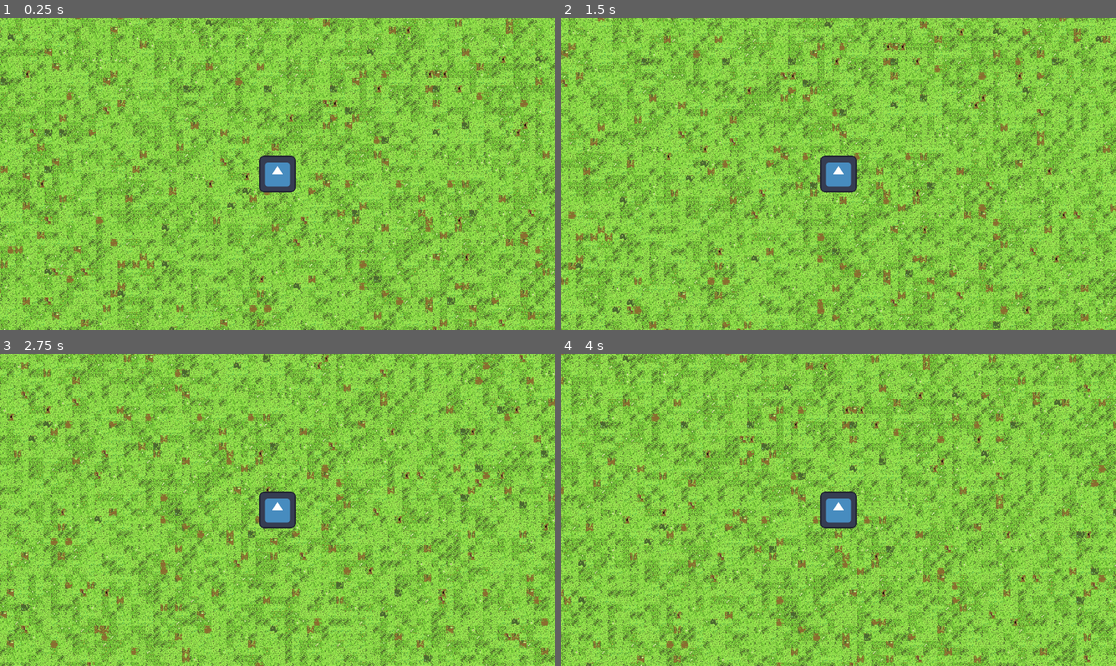
Above: before the commit, frames 1-4 (two rows, left to right).
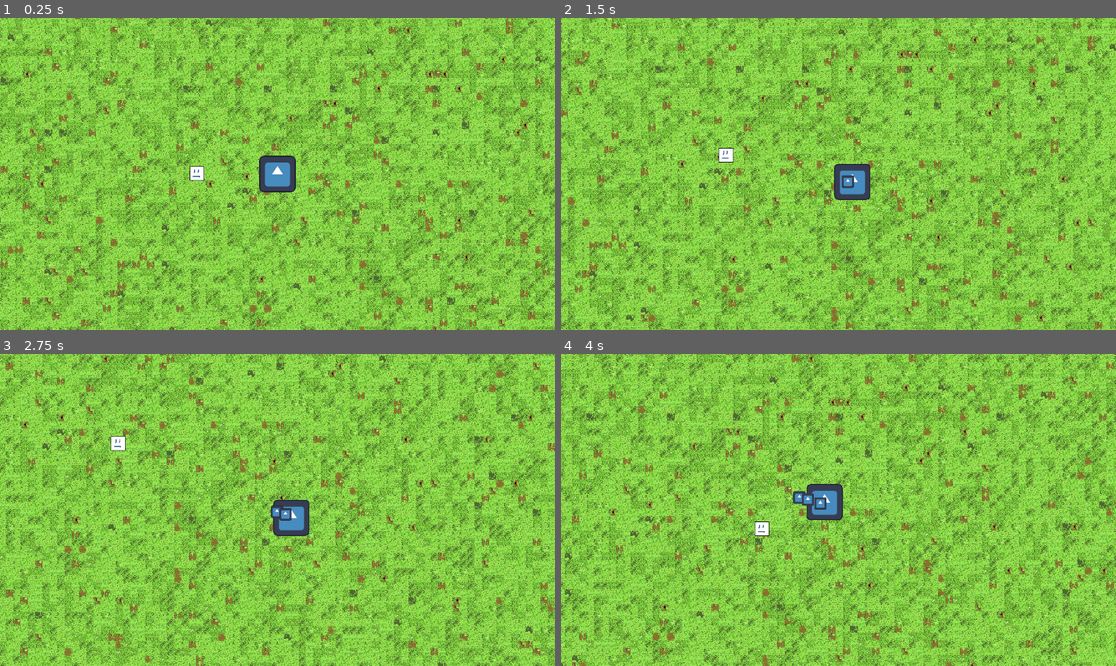
Above: after the commit, the same moments.

Repository: btalbert11/SurvivorGame
Game: Godot game, scene res://scenes/game.tscn
Same seed, same stepped clock (60 frames per second), same inputs: the game is played once before the commit and once after it. The engine's default icon, where the game draws it, is replaced by a stand-in: a white triangle on a blue panel in a dark square.
Inputs:
- Up to frame 1 (0.25 s): no input
- Up to frame 2 (1.5 s): hold D (move_right) 0.53-1.28 s; hold S (move_down) from 1.28 s (still down)
- Up to frame 3 (2.75 s): release S (move_down) at 2.03 s; hold D (move_right) from 2.03 s (still down)
- Up to frame 4 (4 s): release D (move_right) at 2.78 s; hold W (move_up) 2.78-3.53 s; hold A (move_left) from 3.53 s (still down)

The runs differ from the first frame. In frame 1, 0.1% of the frame differs, in the area x 34-37%, y 47-53%; in frame 2, 63%; in frame 3, 62%; in frame 4, 63%, in the area x 0-100%, y 0-100%.

Commit message:
added a weapon

Diff:
--- /dev/null
+++ b/Nodes/Attack.gd
@@ -0,0 +1,7 @@
+# Class represents an attack, will be passed around between other objects
+# as needed. Not to be instanciated or inherited
+class_name Attack
+
+var damage: float = 0
+var knockback: float = 0
+var origin: Vector2
--- /dev/null
+++ b/Nodes/HealthComponent.gd
@@ -0,0 +1,21 @@
+class_name HealthComponent
+extends Node
+
+@export var MAX_HEALTH: float = 10
+var health: float
+
+signal no_health(current_health)
+
+# Called when the node enters the scene tree for the first time.
+func _ready():
+	health = MAX_HEALTH
+
+
+# Called every frame. 'delta' is the elapsed time since the previous frame.
+func _process(delta):
+	pass
+
+func take_damage(attack: Attack):
+	health -= attack.damage
+	if health <= 0:
+		no_health.emit(health)
--- /dev/null
+++ b/Nodes/HitboxComponent.gd
@@ -0,0 +1,2 @@
+class_name HitboxComponent
+extends Area2D
--- /dev/null
+++ b/Nodes/HurtboxComponent.gd
@@ -0,0 +1,7 @@
+class_name HurtboxComponent
+extends Area2D
+
+signal attacked(attack: Attack)
+
+func take_attack(attack: Attack):
+	attacked.emit(attack)
--- a/project.godot
+++ b/project.godot
@@ -52,6 +52,19 @@
 ]
 }
 
+[layer_names]
+
+2d_physics/layer_1="WorldPhysics"
+2d_physics/layer_2="PlayerHurtbox"
+2d_physics/layer_3="PlayerHitbox"
+2d_physics/layer_4="EnemyHurtbox"
+2d_physics/layer_5="EnemyHitbox"
+2d_physics/layer_6="EntityPhysics"
+
+[physics]
+
+2d/default_gravity=0.0
+
 [rendering]
 
 textures/canvas_textures/default_texture_filter=0
--- /dev/null
+++ b/scenes/blox_enemy.tscn
@@ -0,0 +1,62 @@
+[gd_scene load_steps=10 format=3 uid="uid://b3m0db3jdkfeq"]
+
+[ext_resource type="Script" path="res://scripts/blox_enemy.gd" id="1_8igcj"]
+[ext_resource type="Texture2D" uid="uid://rtouup2l4usq" path="res://art/enemy.png" id="1_j5kx8"]
+[ext_resource type="Script" path="res://Nodes/HealthComponent.gd" id="2_hcdkv"]
+[ext_resource type="Script" path="res://Nodes/HitboxComponent.gd" id="4_ytnur"]
+[ext_resource type="Script" path="res://Nodes/HurtboxComponent.gd" id="5_ttd70"]
+
+[sub_resource type="SpriteFrames" id="SpriteFrames_sr6jb"]
+animations = [{
+"frames": [{
+"duration": 1.0,
+"texture": ExtResource("1_j5kx8")
+}],
+"loop": true,
+"name": &"default",
+"speed": 5.0
+}]
+
+[sub_resource type="RectangleShape2D" id="RectangleShape2D_ud38j"]
+size = Vector2(30, 30)
+
+[sub_resource type="RectangleShape2D" id="RectangleShape2D_hyu6d"]
+size = Vector2(32, 32)
+
+[sub_resource type="RectangleShape2D" id="RectangleShape2D_oxr0i"]
+size = Vector2(32, 32)
+
+[node name="BloxEnemy" type="CharacterBody2D" groups=["Enemies"]]
+collision_layer = 32
+collision_mask = 33
+script = ExtResource("1_8igcj")
+
+[node name="AnimatedSprite2D" type="AnimatedSprite2D" parent="."]
+sprite_frames = SubResource("SpriteFrames_sr6jb")
+
+[node name="PhysicsCollision" type="CollisionShape2D" parent="."]
+shape = SubResource("RectangleShape2D_ud38j")
+
+[node name="HealthComponent" type="Node2D" parent="."]
+script = ExtResource("2_hcdkv")
+MAX_HEALTH = 2.0
+
+[node name="HitboxComponent" type="Area2D" parent="."]
+collision_layer = 16
+collision_mask = 2
+script = ExtResource("4_ytnur")
+
+[node name="CollisionShape2D" type="CollisionShape2D" parent="HitboxComponent"]
+shape = SubResource("RectangleShape2D_hyu6d")
+
+[node name="HurtboxComponent" type="Area2D" parent="."]
+collision_layer = 8
+collision_mask = 0
+script = ExtResource("5_ttd70")
+
+[node name="CollisionShape2D" type="CollisionShape2D" parent="HurtboxComponent"]
+shape = SubResource("RectangleShape2D_oxr0i")
+
+[connection signal="no_health" from="HealthComponent" to="." method="_on_health_component_no_health"]
+[connection signal="area_entered" from="HitboxComponent" to="." method="_on_hitbox_area_entered"]
+[connection signal="attacked" from="HurtboxComponent" to="." method="_on_hurtbox_component_attacked"]
--- a/scenes/game.tscn
+++ b/scenes/game.tscn
@@ -1,8 +1,9 @@
-[gd_scene load_steps=4 format=3 uid="uid://tp66n20xr846"]
+[gd_scene load_steps=5 format=3 uid="uid://tp66n20xr846"]
 
 [ext_resource type="PackedScene" uid="uid://fyp7ogl4vcae" path="res://scenes/map_controller.tscn" id="1_345sd"]
-[ext_resource type="PackedScene" uid="uid://dx4tx584t45eu" path="res://scenes/player.tscn" id="2_w6apd"]
+[ext_resource type="PackedScene" uid="uid://dgv6paigho48p" path="res://scenes/player.tscn" id="2_w6apd"]
 [ext_resource type="Script" path="res://scripts/MainCamera.gd" id="3_45xlr"]
+[ext_resource type="PackedScene" uid="uid://b3m0db3jdkfeq" path="res://scenes/blox_enemy.tscn" id="4_ni077"]
 
 [node name="Game" type="Node2D"]
 
@@ -11,6 +12,22 @@
 [node name="Player" parent="." instance=ExtResource("2_w6apd")]
 position = Vector2(2621, 450)
 
-[node name="MainCamera" type="Camera2D" parent="Player"]
+[node name="RemoteTransform2D" type="RemoteTransform2D" parent="Player"]
+remote_path = NodePath("../../MainCamera")
+
+[node name="BloxEnemy" parent="." node_paths=PackedStringArray("target") instance=ExtResource("4_ni077")]
+position = Vector2(2420, 449)
+target = NodePath("../Player")
+
+[node name="MainCamera" type="Camera2D" parent="."]
+position = Vector2(2621, 450)
+scale = Vector2(0.62, 0.62)
 zoom = Vector2(0.95, 0.95)
+drag_horizontal_enabled = true
+drag_vertical_enabled = true
+drag_left_margin = 0.05
+drag_top_margin = 0.05
+drag_right_margin = 0.05
+drag_bottom_margin = 0.05
+editor_draw_drag_margin = true
 script = ExtResource("3_45xlr")
--- /dev/null
+++ b/scenes/magic_missle.tscn
@@ -0,0 +1,20 @@
+[gd_scene load_steps=5 format=3 uid="uid://bsts51etd05vn"]
+
+[ext_resource type="Script" path="res://scripts/MagicMissle.gd" id="1_lbp77"]
+[ext_resource type="PackedScene" uid="uid://bjs56dh247aw" path="res://scenes/magic_missle_attack.tscn" id="2_4cddy"]
+[ext_resource type="Script" path="res://Nodes/HitboxComponent.gd" id="2_m3ou5"]
+
+[sub_resource type="CircleShape2D" id="CircleShape2D_x6cw8"]
+radius = 496.0
+
+[node name="MagicMissle" type="Node2D"]
+script = ExtResource("1_lbp77")
+missle_scene = ExtResource("2_4cddy")
+
+[node name="HitboxComponent" type="Area2D" parent="."]
+collision_layer = 0
+collision_mask = 8
+script = ExtResource("2_m3ou5")
+
+[node name="CollisionShape2D" type="CollisionShape2D" parent="HitboxComponent"]
+shape = SubResource("CircleShape2D_x6cw8")
--- /dev/null
+++ b/scenes/magic_missle_attack.tscn
@@ -0,0 +1,36 @@
+[gd_scene load_steps=6 format=3 uid="uid://bjs56dh247aw"]
+
+[ext_resource type="Script" path="res://Nodes/HitboxComponent.gd" id="1_fpg4h"]
+[ext_resource type="Script" path="res://scripts/magic_missle_attack.gd" id="1_mv4c8"]
+[ext_resource type="Texture2D" uid="uid://bd3qtou0y04c5" path="res://art/icon.svg" id="2_2ipbb"]
+
+[sub_resource type="CircleShape2D" id="CircleShape2D_a7deo"]
+radius = 82.3529
+
+[sub_resource type="SpriteFrames" id="SpriteFrames_xwwam"]
+animations = [{
+"frames": [{
+"duration": 1.0,
+"texture": ExtResource("2_2ipbb")
+}],
+"loop": true,
+"name": &"default",
+"speed": 5.0
+}]
+
+[node name="MagicMissleAttack" type="Node2D"]
+scale = Vector2(0.34, 0.34)
+script = ExtResource("1_mv4c8")
+
+[node name="HitboxComponent" type="Area2D" parent="."]
+collision_layer = 4
+collision_mask = 9
+script = ExtResource("1_fpg4h")
+
+[node name="CollisionShape2D" type="CollisionShape2D" parent="HitboxComponent"]
+shape = SubResource("CircleShape2D_a7deo")
+
+[node name="AnimatedSprite2D" type="AnimatedSprite2D" parent="."]
+sprite_frames = SubResource("SpriteFrames_xwwam")
+
+[connection signal="area_entered" from="HitboxComponent" to="." method="_on_hitbox_component_area_entered"]
--- a/scenes/map_controller.tscn
+++ b/scenes/map_controller.tscn
@@ -70,6 +70,102 @@
 metadata/_edit_group_ = true
 
 [node name="GrassLevel" parent="BottomLeft" instance=ExtResource("2_usjqn")]
+
+[node name="Right2" type="Node2D" parent="."]
+position = Vector2(3264, 0)
+metadata/_edit_group_ = true
+
+[node name="GrassLevel" parent="Right2" instance=ExtResource("2_usjqn")]
+
+[node name="BottomRight2" type="Node2D" parent="."]
+position = Vector2(3264, 1024)
+metadata/_edit_group_ = true
+
+[node name="GrassLevel" parent="BottomRight2" instance=ExtResource("2_usjqn")]
+
+[node name="TopRight2" type="Node2D" parent="."]
+position = Vector2(3264, -1024)
+metadata/_edit_group_ = true
+
+[node name="GrassLevel" parent="TopRight2" instance=ExtResource("2_usjqn")]
+
+[node name="Top2" type="Node2D" parent="."]
+position = Vector2(0, -2048)
+metadata/_edit_group_ = true
+
+[node name="GrassLevel" parent="Top2" instance=ExtResource("2_usjqn")]
+
+[node name="TopRight3" type="Node2D" parent="."]
+position = Vector2(1632, -2048)
+metadata/_edit_group_ = true
+
+[node name="GrassLevel" parent="TopRight3" instance=ExtResource("2_usjqn")]
+
+[node name="TopLeft2" type="Node2D" parent="."]
+position = Vector2(-1632, -2048)
+metadata/_edit_group_ = true
+
+[node name="GrassLevel" parent="TopLeft2" instance=ExtResource("2_usjqn")]
+
+[node name="Left2" type="Node2D" parent="."]
+position = Vector2(-3264, 0)
+metadata/_edit_group_ = true
+
+[node name="GrassLevel" parent="Left2" instance=ExtResource("2_usjqn")]
+
+[node name="TopLeft3" type="Node2D" parent="."]
+position = Vector2(-3264, -1024)
+metadata/_edit_group_ = true
+
+[node name="GrassLevel" parent="TopLeft3" instance=ExtResource("2_usjqn")]
+
+[node name="BottomLeft2" type="Node2D" parent="."]
+position = Vector2(-3264, 1024)
+metadata/_edit_group_ = true
+
+[node name="GrassLevel" parent="BottomLeft2" instance=ExtResource("2_usjqn")]
+
+[node name="Bottom2" type="Node2D" parent="."]
+position = Vector2(0, 2048)
+metadata/_edit_group_ = true
+
+[node name="GrassLevel" parent="Bottom2" instance=ExtResource("2_usjqn")]
+
+[node name="BottomRight3" type="Node2D" parent="."]
+position = Vector2(1632, 2048)
+metadata/_edit_group_ = true
+
+[node name="GrassLevel" parent="BottomRight3" instance=ExtResource("2_usjqn")]
+
+[node name="BottomLeft3" type="Node2D" parent="."]
+position = Vector2(-1632, 2048)
+metadata/_edit_group_ = true
+
+[node name="GrassLevel" parent="BottomLeft3" instance=ExtResource("2_usjqn")]
+
+[node name="TopLeft4" type="Node2D" parent="."]
+position = Vector2(-3264, -2048)
+metadata/_edit_group_ = true
+
+[node name="GrassLevel" parent="TopLeft4" instance=ExtResource("2_usjqn")]
+
+[node name="BottomLeft4" type="Node2D" parent="."]
+position = Vector2(-3264, 2048)
+metadata/_edit_group_ = true
+
+[node name="GrassLevel" parent="BottomLeft4" instance=ExtResource("2_usjqn")]
+
+[node name="BottomRight4" type="Node2D" parent="."]
+position = Vector2(3264, 2048)
+metadata/_edit_group_ = true
+
+[node name="GrassLevel" parent="BottomRight4" instance=ExtResource("2_usjqn")]
+
+[node name="TopRight4" type="Node2D" parent="."]
+position = Vector2(3264, -2048)
+metadata/_edit_group_ = true
+
+[node name="GrassLevel" parent="TopRight4" instance=ExtResource("2_usjqn")]
 
 [node name="RightTrigger" type="Area2D" parent="."]
 position = Vector2(3232, 25)
@@ -79,42 +175,6 @@
 position = Vector2(3, 487)
 shape = SubResource("RectangleShape2D_lifld")
 
-[node name="Right2" type="Node2D" parent="."]
-position = Vector2(3264, 0)
-metadata/_edit_group_ = true
-
-[node name="GrassLevel" parent="Right2" instance=ExtResource("2_usjqn")]
-
-[node name="BottomRight2" type="Node2D" parent="."]
-position = Vector2(3264, 1024)
-metadata/_edit_group_ = true
-
-[node name="GrassLevel" parent="BottomRight2" instance=ExtResource("2_usjqn")]
-
-[node name="TopRight2" type="Node2D" parent="."]
-position = Vector2(3264, -1024)
-metadata/_edit_group_ = true
-
-[node name="GrassLevel" parent="TopRight2" instance=ExtResource("2_usjqn")]
-
-[node name="Top2" type="Node2D" parent="."]
-position = Vector2(0, -2048)
-metadata/_edit_group_ = true
-
-[node name="GrassLevel" parent="Top2" instance=ExtResource("2_usjqn")]
-
-[node name="TopRight3" type="Node2D" parent="."]
-position = Vector2(1632, -2048)
-metadata/_edit_group_ = true
-
-[node name="GrassLevel" parent="TopRight3" instance=ExtResource("2_usjqn")]
-
-[node name="TopLeft2" type="Node2D" parent="."]
-position = Vector2(-1632, -2048)
-metadata/_edit_group_ = true
-
-[node name="GrassLevel" parent="TopLeft2" instance=ExtResource("2_usjqn")]
-
 [node name="TopTrigger" type="Area2D" parent="."]
 position = Vector2(698, -2018)
 metadata/_edit_group_ = true
@@ -136,66 +196,6 @@
 [node name="CollisionShape2D" type="CollisionShape2D" parent="BottomTrigger"]
 position = Vector2(30.5, 0)
 shape = SubResource("RectangleShape2D_7h3sc")
-
-[node name="Left2" type="Node2D" parent="."]
-position = Vector2(-3264, 0)
-metadata/_edit_group_ = true
-
-[node name="GrassLevel" parent="Left2" instance=ExtResource("2_usjqn")]
-
-[node name="TopLeft3" type="Node2D" parent="."]
-position = Vector2(-3264, -1024)
-metadata/_edit_group_ = true
-
-[node name="GrassLevel" parent="TopLeft3" instance=ExtResource("2_usjqn")]
-
-[node name="BottomLeft2" type="Node2D" parent="."]
-position = Vector2(-3264, 1024)
-metadata/_edit_group_ = true
-
-[node name="GrassLevel" parent="BottomLeft2" instance=ExtResource("2_usjqn")]
-
-[node name="Bottom2" type="Node2D" parent="."]
-position = Vector2(0, 2048)
-metadata/_edit_group_ = true
-
-[node name="GrassLevel" parent="Bottom2" instance=ExtResource("2_usjqn")]
-
-[node name="BottomRight3" type="Node2D" parent="."]
-position = Vector2(1632, 2048)
-metadata/_edit_group_ = true
-
-[node name="GrassLevel" parent="BottomRight3" instance=ExtResource("2_usjqn")]
-
-[node name="BottomLeft3" type="Node2D" parent="."]
-position = Vector2(-1632, 2048)
-metadata/_edit_group_ = true
-
-[node name="GrassLevel" parent="BottomLeft3" instance=ExtResource("2_usjqn")]
-
-[node name="TopLeft4" type="Node2D" parent="."]
-position = Vector2(-3264, -2048)
-metadata/_edit_group_ = true
-
-[node name="GrassLevel" parent="TopLeft4" instance=ExtResource("2_usjqn")]
-
-[node name="BottomLeft4" type="Node2D" parent="."]
-position = Vector2(-3264, 2048)
-metadata/_edit_group_ = true
-
-[node name="GrassLevel" parent="BottomLeft4" instance=ExtResource("2_usjqn")]
-
-[node name="BottomRight4" type="Node2D" parent="."]
-position = Vector2(3264, 2048)
-metadata/_edit_group_ = true
-
-[node name="GrassLevel" parent="BottomRight4" instance=ExtResource("2_usjqn")]
-
-[node name="TopRight4" type="Node2D" parent="."]
-position = Vector2(3264, -2048)
-metadata/_edit_group_ = true
-
-[node name="GrassLevel" parent="TopRight4" instance=ExtResource("2_usjqn")]
 
 [connection signal="body_entered" from="RightTrigger" to="." method="_on_right_trigger_body_entered"]
 [connection signal="body_entered" from="TopTrigger" to="." method="_on_top_trigger_body_entered"]
--- a/scenes/player.tscn
+++ b/scenes/player.tscn
@@ -1,7 +1,10 @@
-[gd_scene load_steps=5 format=3 uid="uid://dx4tx584t45eu"]
+[gd_scene load_steps=9 format=3 uid="uid://dgv6paigho48p"]
 
 [ext_resource type="Texture2D" uid="uid://bd3qtou0y04c5" path="res://art/icon.svg" id="1_fcapy"]
 [ext_resource type="Script" path="res://scripts/player.gd" id="1_p6q2s"]
+[ext_resource type="Script" path="res://Nodes/HealthComponent.gd" id="3_hc870"]
+[ext_resource type="Script" path="res://Nodes/HurtboxComponent.gd" id="4_48p5b"]
+[ext_resource type="PackedScene" uid="uid://bsts51etd05vn" path="res://scenes/magic_missle.tscn" id="5_5mhw4"]
 
 [sub_resource type="SpriteFrames" id="SpriteFrames_iriab"]
 animations = [{
@@ -15,15 +18,41 @@
 }]
 
 [sub_resource type="RectangleShape2D" id="RectangleShape2D_e3vfk"]
-size = Vector2(119, 118)
+size = Vector2(114.516, 111.29)
 
-[node name="Player" type="CharacterBody2D" groups=["Player"]]
+[sub_resource type="RectangleShape2D" id="RectangleShape2D_0gj8j"]
+size = Vector2(122.581, 120.968)
+
+[node name="Player" type="CharacterBody2D" node_paths=PackedStringArray("health_component") groups=["Player"]]
 scale = Vector2(0.62, 0.62)
+collision_layer = 32
+collision_mask = 33
 script = ExtResource("1_p6q2s")
+health_component = NodePath("HealthComponent")
 
 [node name="AnimatedSprite2D" type="AnimatedSprite2D" parent="."]
 sprite_frames = SubResource("SpriteFrames_iriab")
 
-[node name="CollisionShape2D" type="CollisionShape2D" parent="."]
-position = Vector2(-0.5, 0)
+[node name="PhysicsCollision" type="CollisionShape2D" parent="."]
+position = Vector2(-0.806446, -0.806448)
 shape = SubResource("RectangleShape2D_e3vfk")
+
+[node name="HealthComponent" type="Node2D" parent="."]
+script = ExtResource("3_hc870")
+
+[node name="HurtboxComponent" type="Area2D" parent="."]
+position = Vector2(1.6129, 0)
+collision_layer = 2
+collision_mask = 0
+script = ExtResource("4_48p5b")
+
+[node name="CollisionShape2D" type="CollisionShape2D" parent="HurtboxComponent"]
+position = Vector2(1.15364e-06, -0.806452)
+shape = SubResource("RectangleShape2D_0gj8j")
+
+[node name="Timer" type="Timer" parent="."]
+
+[node name="MagicMissle" parent="." instance=ExtResource("5_5mhw4")]
+
+[connection signal="no_health" from="HealthComponent" to="." method="_on_health_component_no_health"]
+[connection signal="attacked" from="HurtboxComponent" to="." method="_on_hurtbox_component_attacked"]
--- /dev/null
+++ b/scripts/MagicMissle.gd
@@ -0,0 +1,32 @@
+extends Node2D
+
+@export var missle_scene: PackedScene
+@export var fire_rate: float = 1
+var attack: Attack
+var fire_timer: float = 0
+var damage: float = 1
+
+# Called when the node enters the scene tree for the first time.
+func _ready():
+	attack = Attack.new()
+	attack.damage = damage
+
+# Called every frame. 'delta' is the elapsed time since the previous frame.
+func _process(delta):
+	fire_timer += delta
+	if $HitboxComponent.has_overlapping_areas() && fire_timer > fire_rate:
+		fire()
+		fire_timer = 0
+
+func fire():
+	# Get closest enemy
+	var enemies = $HitboxComponent.get_overlapping_areas()
+	var target = enemies[0]
+	for enemy in enemies:
+		if global_position.distance_to(target.global_position) < global_position.distance_to(enemy.global_position):
+			target = enemy
+	# Fire
+	var missle = missle_scene.instantiate()
+	missle.attack = attack
+	missle.target = target.get_parent()
+	add_child(missle)
--- a/scripts/MapController.gd
+++ b/scripts/MapController.gd
@@ -26,17 +26,14 @@
 	if body.is_in_group("Player"):
 		move_map("Right")
 
-
 func _on_top_trigger_body_entered(body):
 	if body.is_in_group("Player"):
 		move_map("Top")
-
 
 func _on_left_trigger_body_entered(body):
 	if body.is_in_group("Player"):
 		move_map("Left")
 
-
 func _on_bottom_trigger_body_entered(body):
 	if body.is_in_group("Player"):
 		move_map("Bottom")
--- /dev/null
+++ b/scripts/blox_enemy.gd
@@ -0,0 +1,41 @@
+extends CharacterBody2D
+
+
+@export var SPEED: float = 100.0
+@export var target: CharacterBody2D
+@export var damage: float = 2
+var attack: Attack
+
+signal enemy_died
+
+func _ready():
+	attack = Attack.new()
+	attack.damage = damage
+	attack.knockback = 0
+
+func _physics_process(delta):
+	if is_instance_valid(target):
+		var direction_to_player = global_position.direction_to(target.global_position)
+		velocity = direction_to_player * SPEED * delta
+	else:
+		velocity = Vector2.ZERO
+	move_and_collide(velocity)
+
+func attack_targert() -> Attack:
+	return attack
+
+func _on_hitbox_area_entered(area):
+	if area is HurtboxComponent:
+		area.take_attack(attack)
+
+
+func _on_hurtbox_component_attacked(attack):
+	$HealthComponent.take_damage(attack)
+
+
+func _on_health_component_no_health(current_health):
+	delete_self()
+
+func delete_self():
+	enemy_died.emit()
+	queue_free()
--- /dev/null
+++ b/scripts/magic_missle_attack.gd
@@ -0,0 +1,28 @@
+extends Node2D
+
+@export var target: CharacterBody2D
+@export var SPEED: float = 20
+var attack: Attack
+
+# Called when the node enters the scene tree for the first time.
+func _ready():
+	pass
+
+# Called every frame. 'delta' is the elapsed time since the previous frame.
+func _process(delta):
+	pass
+
+func _physics_process(delta):
+	print(is_instance_valid(target))
+	if is_instance_valid(target):
+		global_position = global_position.move_toward(target.global_position, SPEED * delta)
+	else:
+		delete_self()
+
+func _on_hitbox_component_area_entered(area):
+	if area is HurtboxComponent:
+		area.take_attack(attack)
+		delete_self()
+
+func delete_self():
+	queue_free()
--- a/scripts/player.gd
+++ b/scripts/player.gd
@@ -1,11 +1,21 @@
 extends CharacterBody2D
 
+@export var SPEED: float = 300.0
+@export var health_component: HealthComponent
+@export var blink_speed: float = 4
+@export var i_frames_timer: float = 1
 
-@export var SPEED: float = 300.0
+signal player_died
 
-# Get the gravity from the project settings to be synced with RigidBody nodes.
-var gravity = ProjectSettings.get_setting("physics/2d/default_gravity")
+var invicible: bool = false
 
+func _process(delta):
+	# Blink
+	if invicible:
+		$AnimatedSprite2D.modulate.a -= blink_speed * delta
+		if $AnimatedSprite2D.modulate.a <= 0.3:
+			$AnimatedSprite2D.modulate.a = 1
+		print($AnimatedSprite2D.modulate.a)
 
 func _physics_process(delta):
 
@@ -13,9 +23,38 @@
 	# As good practice, you should replace UI actions with custom gameplay actions.
 	var direction = Input.get_vector("move_left", "move_right", "move_up", "move_down")
 	if direction:
-		velocity = direction * SPEED
+		velocity = direction * SPEED * delta
 	else:
-#		velocity.x = move_toward(velocity.x, 0, SPEED)
-#		velocity.y = move_toward(velocity.y, 0, SPEED)
 		velocity = Vector2.ZERO
-	move_and_slide()
+	var collision = move_and_collide(velocity)
+
+
+func _on_health_component_no_health(current_health):
+	# Player died
+	player_died.emit()
+	queue_free()
+
+func _on_invcicible_timer_timeout():
+	invicible = false
+	$AnimatedSprite2D.modulate.a = 1
+	$HurtboxComponent/CollisionShape2D.set_deferred("disabled", false)
+	set_collision_layer_value(1, 1)
+	set_collision_mask_value(1, 1)
+
+
+func _on_hurtbox_component_attacked(attack: Attack):
+	if !invicible:
+		health_component.take_damage(attack)
+		# Set invicible state
+		invicible = true
+		var timer = Timer.new()
+		timer.wait_time = i_frames_timer
+		timer.one_shot = true
+		timer.autostart = false
+		timer.connect("timeout", _on_invcicible_timer_timeout)
+		add_child(timer)
+		timer.start()
+		# disable hurtbox
+		$HurtboxComponent/CollisionShape2D.set_deferred("disabled", true)
+		set_collision_layer_value(1, 0)
+		set_collision_mask_value(1, 0)
Binary file added: art/enemy.png
Not shown, added: art/enemy.png.import
